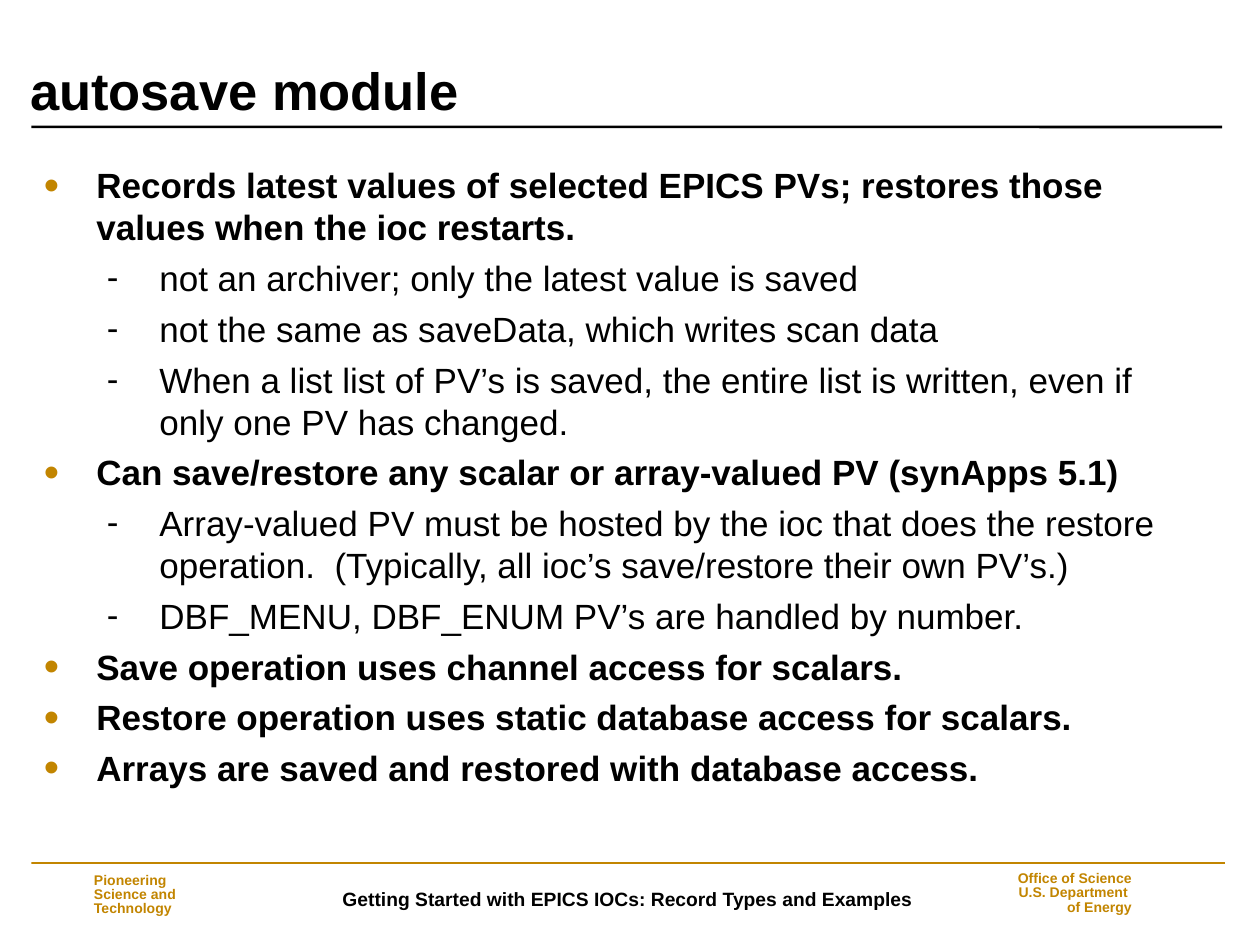
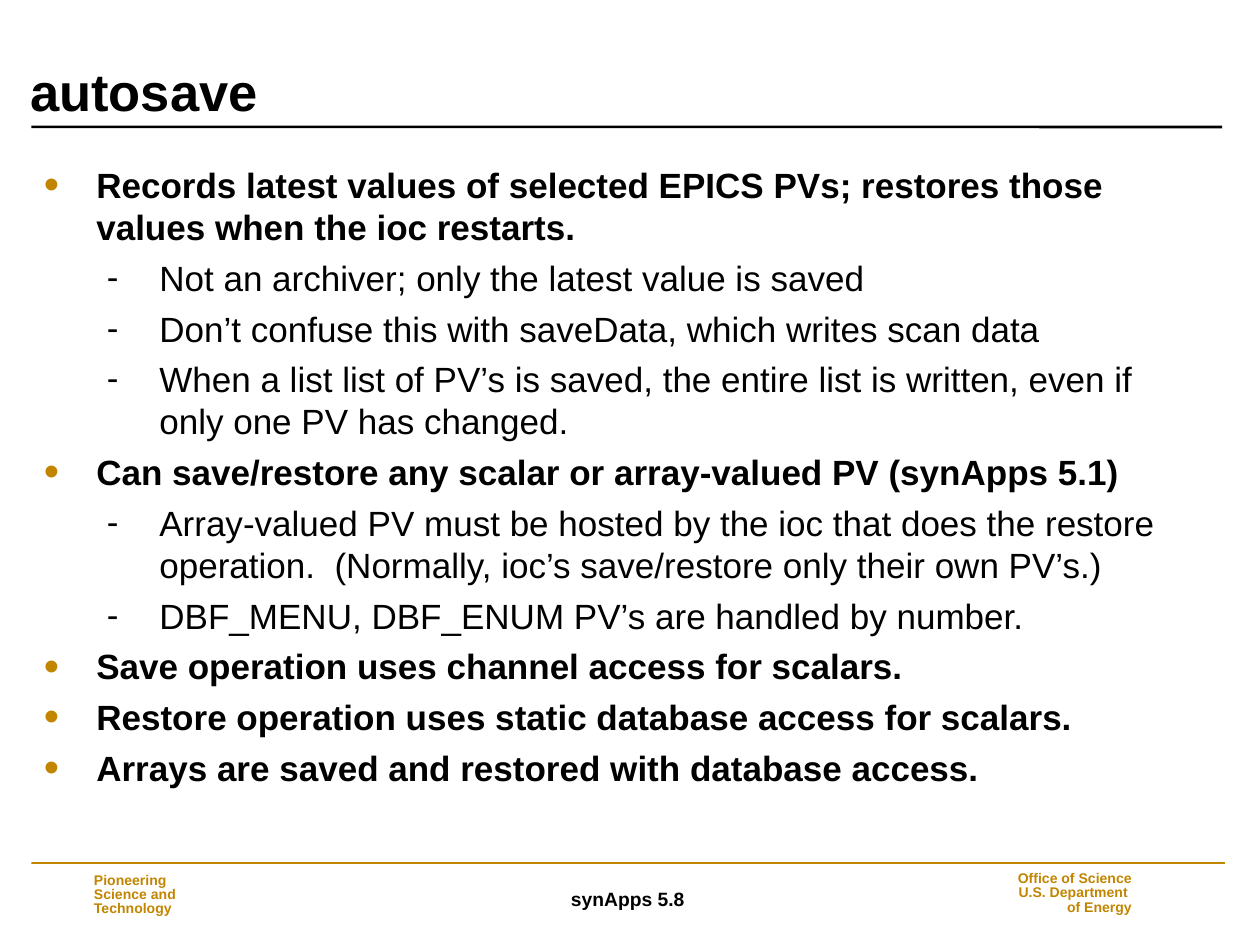
Before and after one commit to EPICS-synApps/support, a slide deck: slide 6 of documentation/IntroToSynApps.ppt (slide 5 before the commit). Drawn at 1260x945 pixels with LibreOffice and Linux fonts; fonts in the diff are those of the drawing; background and template pictures are left out. Boxes give left, top, right and bottom in pixels: in the first picture for what was removed or moved away, otherwise in the second. Text is boxed around its words. In the diff, an @@ line names an element or a change of style, - is before the commit and + after.

Commit message:
synApps_5_8

```diff
--- a/documentation/IntroToSynApps.ppt
+++ b/documentation/IntroToSynApps.ppt
@@ title at (x1=30, y1=76, x2=257, y2=112): text changed @@
-autosave module
+autosave
@@ text at (x1=159, y1=265, x2=1039, y2=347): text changed @@
-  – not an archiver; only the latest value is saved
-  – not the same as saveData, which writes scan data
+  – Not an archiver; only the latest value is saved
+  – Don’t confuse this with saveData, which writes scan data
@@ text at (x1=159, y1=510, x2=1154, y2=585): text changed @@
-  – Array-valued PV must be hosted by the ioc that does the restore operation. (Typically, all ioc’s save/restore their own PV’s.)
+  – Array-valued PV must be hosted by the ioc that does the restore operation. (Normally, ioc’s save/restore only their own PV’s.)
@@ text at (x1=571, y1=892, x2=685, y2=910): text changed @@
-Getting Started with EPICS IOCs: Record Types and Examples
+synApps 5.8
```
Also in this commit, not shown: 36 other slides changed, 13 slides added, 4 slides removed.
